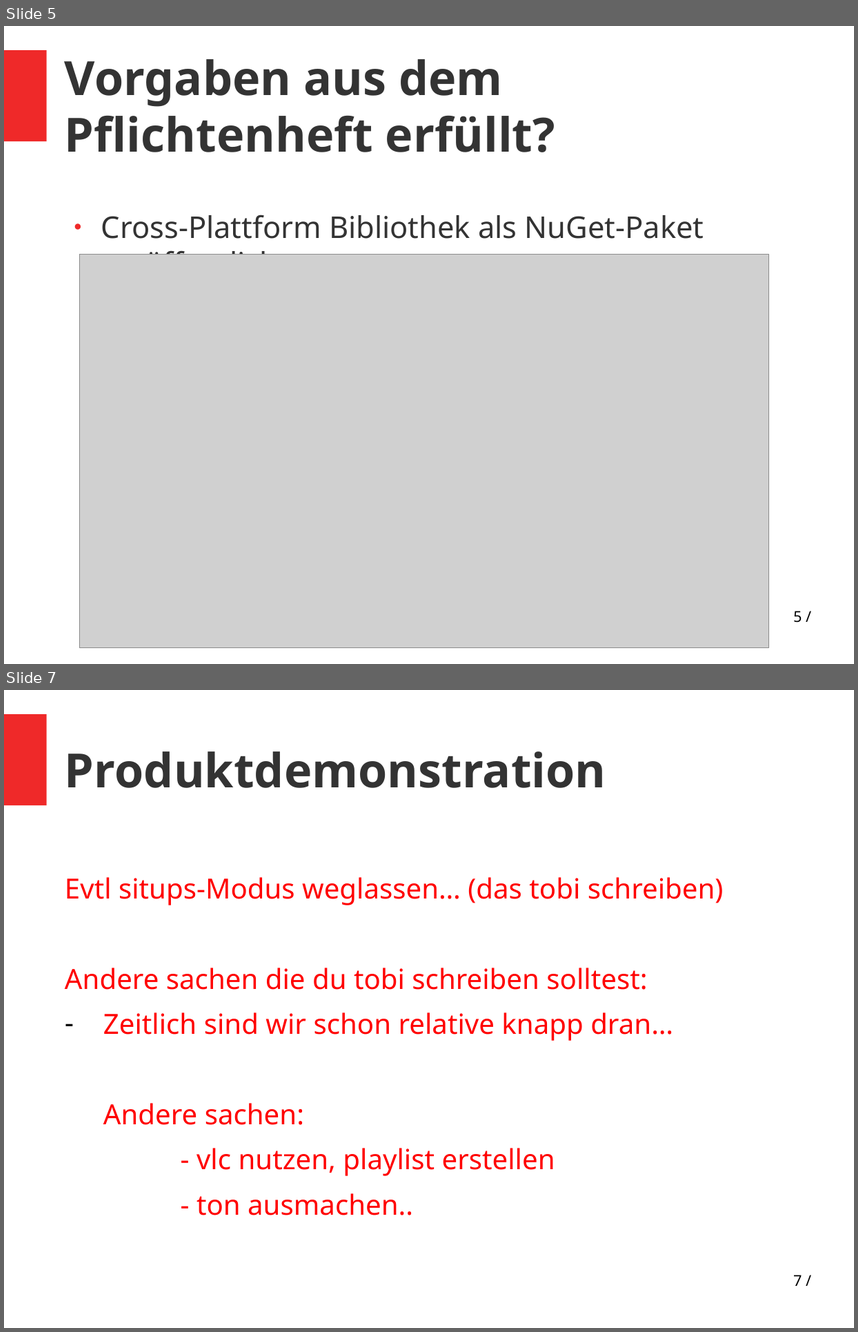
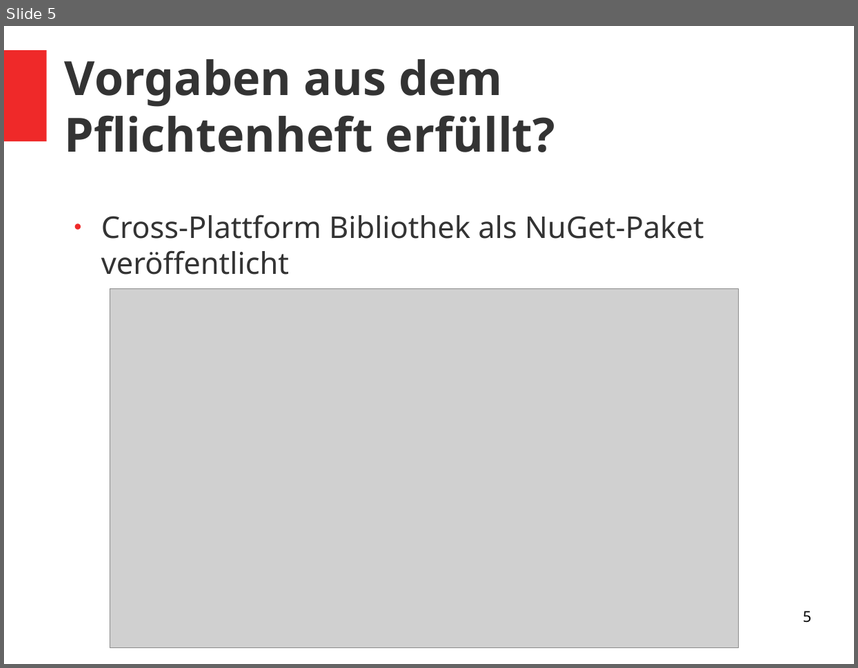
Before and after one commit to vlle1/dokumente-earablesKIT, a slide deck: Abschlusspräsi/Abschlusspräsi.odp. Shown one above the other, each under a label of ours: slides 5 and 7 before the commit, slide 5 after it; the slides between them are not shown. The pictures are 858x1332 and 858x668 pixels, drawn with LibreOffice and Linux fonts; fonts in the diff are those of the drawing; grey boxes stand for pictures. Boxes give left, top, right and bottom in pixels: in the first picture for what was removed or moved away, otherwise in the second. Text is boxed around its words. In the diff, an @@ line names an element or a change of style, - is before the commit and + after.

```diff
--- a/Abschlusspräsi/Abschlusspräsi.odp
+++ b/Abschlusspräsi/Abschlusspräsi.odp
@@ slide 7 removed at (4, 690, 854, 1328), background #FFFFFF; not listed: 1 template element that a slide beside it also shows @@
@@ title removed at (65, 751, 606, 788) @@
-Produktdemonstration
@@ text removed at (65, 877, 724, 1215) @@
-Evtl situps-Modus weglassen… (das tobi schreiben)
-Andere sachen die du tobi schreiben solltest:
-– Zeitlich sind wir schon relative knapp dran…
-Andere sachen:
-- vlc nutzen, playlist erstellen
-- ton ausmachen..
@@ page number removed at (793, 1274, 802, 1285) @@
-7 /
@@ slide 5 changed as well @@
@@ text "Cross-Plattform Bibliothek als NuGet-Paket veröffentlicht" at (101, 214, 704, 274): indent changed @@
@@ picture: place and size @@
-picture at (80, 254, 769, 648)
+picture at (110, 289, 739, 648)
@@ page number at (803, 610, 811, 622): text changed @@
-5 /
+5
```
Also in this commit, not shown: 8 other slides changed, 6 slides added, 3 other slides removed, 3 other files.
